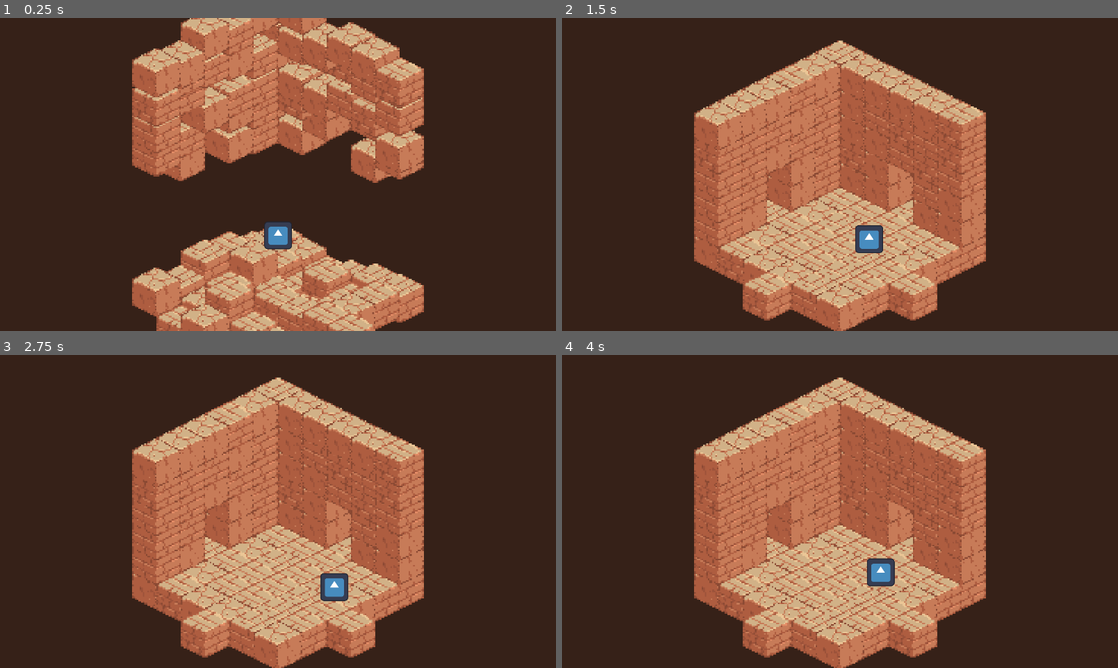
Above: before the commit, frames 1-4 (two rows, left to right).
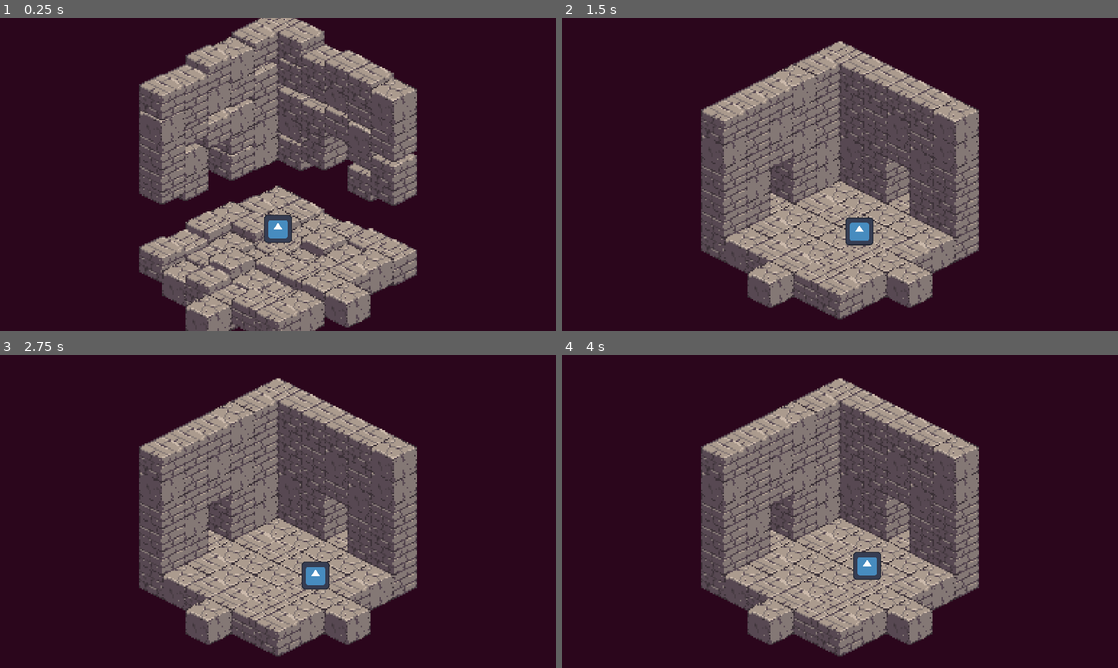
Above: after the commit, the same moments.

Repository: bitwise-aiden/godot-playground
Game: Godot game, scene res://game.tscn
Same seed, same stepped clock (60 frames per second), same inputs: the game is played once before the commit and once after it. The engine's default icon, where the game draws it, is replaced by a stand-in: a white triangle on a blue panel in a dark square.
Inputs:
- Up to frame 1 (0.25 s): no input
- Up to frame 2 (1.5 s): hold Right (ui_right) 0.53-1.28 s; hold Down (ui_down) from 1.28 s (still down)
- Up to frame 3 (2.75 s): release Down (ui_down) at 2.03 s; hold Right (ui_right) from 2.03 s (still down)
- Up to frame 4 (4 s): release Right (ui_right) at 2.78 s; hold Up (ui_up) 2.78-3.53 s; hold Left (ui_left) from 3.53 s (still down)

The runs differ from the first frame. In frame 1, 100% of the frame differs, in the area x 0-100%, y 0-100%; in frame 2, 100%; in frame 3, 100%; in frame 4, 100%.

Commit message:
Add stone tiles

Diff:
--- a/block.gd
+++ b/block.gd
@@ -4,9 +4,9 @@
 # Private constants
 
 const __SPRITES : Array[Texture] = [
-	preload("res://block_0.png"),
-	preload("res://block_1.png"),
-	preload("res://block_2.png"),
+	preload("res://stone_tile_0.png"),
+	preload("res://stone_tile_1.png"),
+	preload("res://stone_tile_2.png"),
 ]
 
 
--- a/game.gd
+++ b/game.gd
@@ -37,7 +37,7 @@
 		tween.tween_property(
 			__camera,
 			"position",
-			__dungeon.get_camera_target() - Vector2(640.0, 528.0),
+			__dungeon.get_camera_target() - Vector2(960.0, 760.0),
 			0.5,
 		)
 
--- a/game.tscn
+++ b/game.tscn
@@ -12,15 +12,15 @@
 [sub_resource type="TileSet" id="TileSet_aeg28"]
 tile_shape = 1
 tile_layout = 5
-tile_size = Vector2i(32, 16)
+tile_size = Vector2i(64, 32)
 sources/1 = SubResource("TileSetScenesCollectionSource_f2v3a")
 
 [node name="game" type="Node2D"]
 script = ExtResource("1_xng4h")
 
 [node name="dungeon" type="Node2D" parent="."]
-position = Vector2(640, 360)
-scale = Vector2(3.5, 3.5)
+position = Vector2(960, 540)
+scale = Vector2(2.5, 2.5)
 script = ExtResource("2_y7hv0")
 
 [node name="layer_0" type="TileMap" parent="dungeon"]
@@ -67,11 +67,11 @@
 
 [node name="player" type="Sprite2D" parent="."]
 y_sort_enabled = true
-position = Vector2(640, 528)
-scale = Vector2(0.5, 0.5)
+position = Vector2(960, 780)
+scale = Vector2(0.75, 0.75)
 texture = ExtResource("3_j6u3g")
-offset = Vector2(0, -56)
+offset = Vector2(0, -70)
 script = ExtResource("3_tie54")
 
 [node name="camera" type="Camera2D" parent="."]
-offset = Vector2(640, 360)
+offset = Vector2(960, 540)
--- a/project.godot
+++ b/project.godot
@@ -17,10 +17,12 @@
 
 [display]
 
-window/size/viewport_width=1280
-window/size/viewport_height=720
+window/size/viewport_width=1920
+window/size/viewport_height=1080
+window/stretch/mode="viewport"
+window/stretch/aspect="ignore"
 
 [rendering]
 
 textures/canvas_textures/default_texture_filter=0
-environment/defaults/default_clear_color=Color(0.211765, 0.129412, 0.0941176, 1)
+environment/defaults/default_clear_color=Color(0.168627, 0.0235294, 0.109804, 1)
Binary file added: stone_tile.aseprite
Binary file added: stone_tile.png
Not shown, added: stone_tile.png.import
Binary file added: stone_tile_0.png
Not shown, added: stone_tile_0.png.import
Binary file added: stone_tile_1.png
Not shown, added: stone_tile_1.png.import
Binary file added: stone_tile_2.png
Not shown, added: stone_tile_2.png.import
